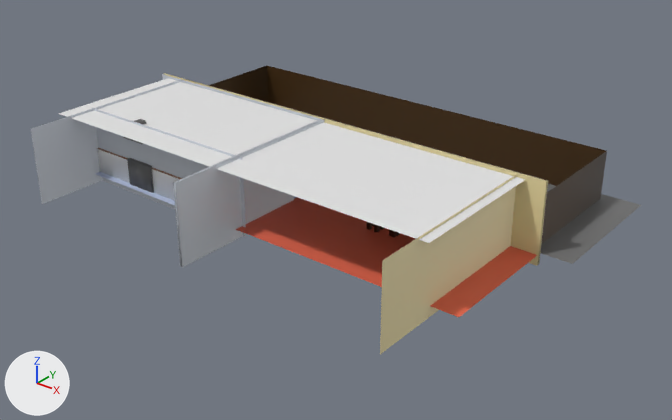
Renders of the Blender file resources/kitchen_unit_002.blend from each side of a commit.
The view is the same before and after, from a 50 mm lens placed at (124.9, -116.6, 74.8), pointed at (25.8, 7.3, -2.0). Arrows for +X, +Y and +Z are at lower left; the lights stay in place.

Script lines for the objects in view, before the commit:
```python
me_plane = bpy.data.meshes.new('Plane')
me_plane.from_pydata([(-1.0, -1.0, 0.0), (1.0, -1.0, 0.0), (-1.0, 1.0, 0.0), (1.0, 1.0, 0.0)], [], [(0, 1, 3, 2)])
me_plane.polygons.foreach_set('use_smooth', [True] * 1)
me_plane.materials.append(mat_kitchen_wall)  # light grey #ced4dd
me_plane_005 = bpy.data.meshes.new('Plane.005')
me_plane_005.from_pydata([(-1.0, -1.0, 0.0), (1.0, -1.0, 0.0), (-1.0, 1.0, 0.0), (1.0, 1.0, 0.0)], [], [(0, 1, 3, 2)])
me_plane_005.materials.append(mat_roof)  # white #e7e7e7
me_plane_006 = bpy.data.meshes.new('Plane.006')
me_plane_006.from_pydata([(-1.0, -0.87, 0.0), (1.0, -0.87, 0.0), (-1.0, 1.0, 0.0), (1.0, 1.0, 0.0)], [], [(0, 1, 3, 2)])
me_plane_006.polygons.foreach_set('use_smooth', [True] * 1)
me_plane_006.materials.append(mat_wall_living_room)  # beige #e7d8a4
ob_roof = bpy.data.objects.new('Roof', me_plane_005)
ob_roof.location = (19.3, -2.8, 12.9)
ob_roof.scale = (-42.9, -14.2, -21.6)
ob_wall_2 = bpy.data.objects.new('Wall_2', me_plane_006)
ob_wall_2.location = (60.4, -5.6, 5.7)
ob_wall_2.rotation_euler = (-3.142, 1.571, 0.0)  # degrees (-180, 90, 0)
ob_wall_2.scale = (-7.69, 20.3, 1.0)
_m = ob_wall_2.modifiers.new('Boolean', 'BOOLEAN')
_m.object = ob_wall_3_diff
_m.solver = 'FLOAT'
ob_wall_5 = bpy.data.objects.new('Wall_5', me_plane)
ob_wall_5.location = (0.0, -11.5, 5.7)
ob_wall_5.rotation_euler = (-1.571, 1.571, 0.0)  # degrees (-90, 90, 0)
ob_wall_5.scale = (-7.69, 20.3, 1.0)
# also in view: 'Wall_3' at (19.1, -7.0, 5.7); 'Wall_4' at (-19.7, -6.9, 5.7); 'Wall_1' at (20.0, 12.0, 5.7); 'FloorOutside' at (20.2, 26.8, 0.0); 'Oven' at (-7.0, -9.3, 2.7)
```
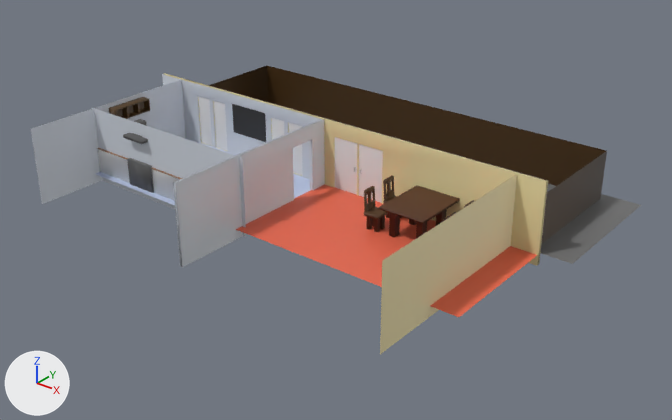
What changed in the scene script:
```text
Change ob_roof:
    add ob_roof.hide_set(True)
```

Boxes (x1, y1, x2, y2) around the edits, measured in the pictures (672 x 420 px):
'Roof', hidden
    before: (59, 78, 525, 243)
'Wall_1', unchanged, uncovered by the edit
    both: (162, 73, 548, 266)
'GlasDoors', unchanged, uncovered by the edit
    after: (335, 137, 383, 203)
'Table', unchanged, uncovered by the edit
    before: (389, 229, 399, 237)
    after: (379, 185, 460, 239)
'Windows', unchanged, uncovered by the edit
    after: (198, 96, 303, 176)
